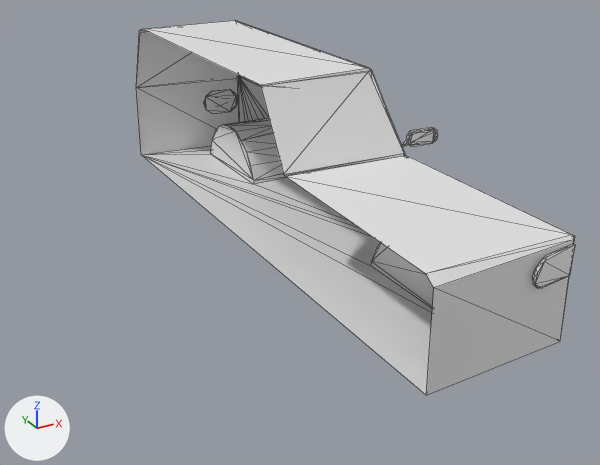
The glTF model GameJam/Assets/Models/Car.glb, before and after one commit.
Rendered twice from a 50 mm camera at (-2.31, -4.71, 2.73) aimed at (0.32, 0.07, 0.34). Lighting does not change. The marker at lower left points along +X, +Y and +Z. The picture after the commit comes second. Mesh edges are drawn as thin lines. Vertices at exactly the same position are counted once.
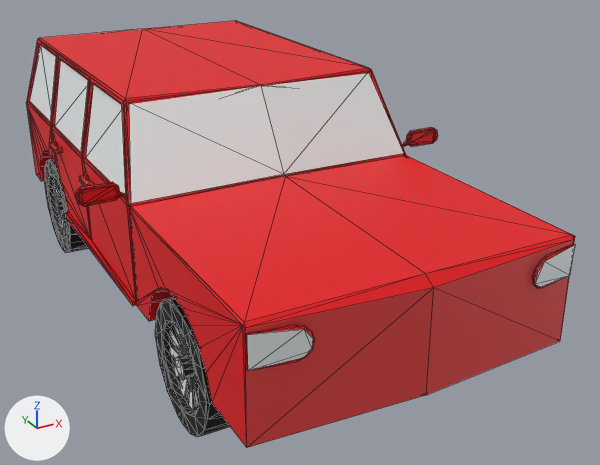
Where the change shows, as pixel boxes [x1, y1, x2, y2] in the pictures (600 x 465 px):
'Cube', reshaped (25% wider, 14% taller): before [136, 21, 575, 395]; after [26, 21, 575, 448]
part 1 of me_cube_001, added: after [246, 325, 315, 371]
part 2 of me_cube_001, added: after [75, 182, 127, 207]
part 3 of me_cube_001, added: after [155, 298, 230, 437]
part 4 of me_cube_001, added: after [45, 159, 88, 253]
part 5 of me_cube_001, added: after [79, 175, 94, 186]
part 6 of me_cube_001, added: after [49, 142, 62, 154]
part 7 of me_cube_001, built on: before [136, 29, 147, 82]; after [26, 29, 434, 448]
part 8 of me_cube_001, recoloured (white to red): before [136, 21, 575, 394]; after [143, 21, 575, 333]
part 9 of me_cube_001, edited (looks the same): [261, 74, 575, 287] in both
part 10 of me_cube_001, recoloured (white to red): [426, 240, 574, 395] in both

Edits to the bpy script that builds the scene:
```text
Add mat_material_004:
    mat_material_004 = principled_material('Material.004')
    mat_material_004.base_color = (0.8, 0.0566, 0.0566)  # red #e74343
Add mat_material_001:
    mat_material_001 = principled_material('Material.001')
    mat_material_001.base_color = (0.8, 0.0, 0.00406)  # red #e7000d
Add mat_material_003:
    mat_material_003 = principled_material('Material.003')
    mat_material_003.base_color = (0.823, 0.871, 0.871)  # white #eaf0f0
Change me_cube_001:
    remove me_cube_001.from_pydata(...)  # 753 vertices, 1464 faces; spans x 0.0..1.29, y -1.86..2.62, z -0.23..1.46
    add me_cube_001.from_pydata(...)  # 1495 vertices, 2928 faces; spans x -1.29..1.29, y -1.86..2.62, z -0.23..1.46
    me_cube_001 part 1: the loose piece of 18 vertices spanning x 0.66..0.99, y -1.86..-1.8, z 0.66..0.85 is copied, and the copy is mirrored in x about the mesh origin; it spans x -0.99..-0.66, y -1.86..-1.8, z 0.66..0.85
    me_cube_001 part 2: the loose piece of 39 vertices spanning x 0.99..1.29, y -0.19..-0.17, z 0.93..1.05 is copied, and the copy is mirrored in x about the mesh origin; it spans x -1.29..-0.99, y -0.19..-0.17, z 0.93..1.05
    me_cube_001 part 3: the loose piece of 256 vertices spanning x 0.66..0.99, y -1.3..-0.51, z -0.23..0.55 is copied, and the copy is mirrored in x about the mesh origin; it spans x -0.99..-0.66, y -1.3..-0.51, z -0.23..0.55
    me_cube_001 part 4: the loose piece of 253 vertices spanning x 0.66..0.99, y 1.47..2.25, z -0.23..0.55 is copied, and the copy is mirrored in x about the mesh origin; it spans x -0.99..-0.66, y 1.47..2.25, z -0.23..0.55
    me_cube_001 part 5: the loose piece of 16 vertices spanning x 0.99..1.05, y 0.53..0.71, z 0.77..0.8 is copied, and the copy is mirrored in x about the mesh origin, in mat_material_004 (red #e74343); it spans x -1.05..-0.99, y 0.53..0.71, z 0.77..0.8
    me_cube_001 part 6: the loose piece of 16 vertices spanning x 0.99..1.05, y 1.38..1.57, z 0.77..0.8 is copied, and the copy is mirrored in x about the mesh origin, in mat_material_004 (red #e74343); it spans x -1.05..-0.99, y 1.38..1.57, z 0.77..0.8
    me_cube_001 part 7
    1 vertex is removed from x 0.0, y 2.4, z 1.43
    4 faces are deleted
    105 vertices are added at x -1.02..0.0, y -1.8..2.61, z 0.23..1.46
    19 new vertices lie (0.41, 0.0, 0.0) away from vertices in x -1.0, y -1.39..2.28, z 0.23..0.63
    246 new faces join them, mat_material_001 (red #e7000d)
    10 new faces join them, mat_material_003 (white #eaf0f0)
    2 new faces join them, mat_material_004 (red #e74343)
    me_cube_001 part 8: 364 faces spanning x 0.0..1.29, y -1.86..2.62, z 0.23..1.46 switch from no material to mat_material_001 (red #e7000d)
    me_cube_001 part 9: 68 faces spanning x 0.0..1.27, y -1.86..2.61, z -0.1..1.45 switch from no material to mat_material_003 (white #eaf0f0)
    me_cube_001 part 10: 66 faces spanning x 0.0..1.05, y -1.86..2.58, z 0.23..0.87 switch from no material to mat_material_004 (red #e74343)
    other edits to the shape of me_cube_001 do not show in these pictures
    add me_cube_001.materials.append(mat_material_002)  # black #000000
    add me_cube_001.materials.append(mat_material_005)  # white #e7e7e7
    add me_cube_001.materials.append(mat_material_006)  # white #eae0e0
```
